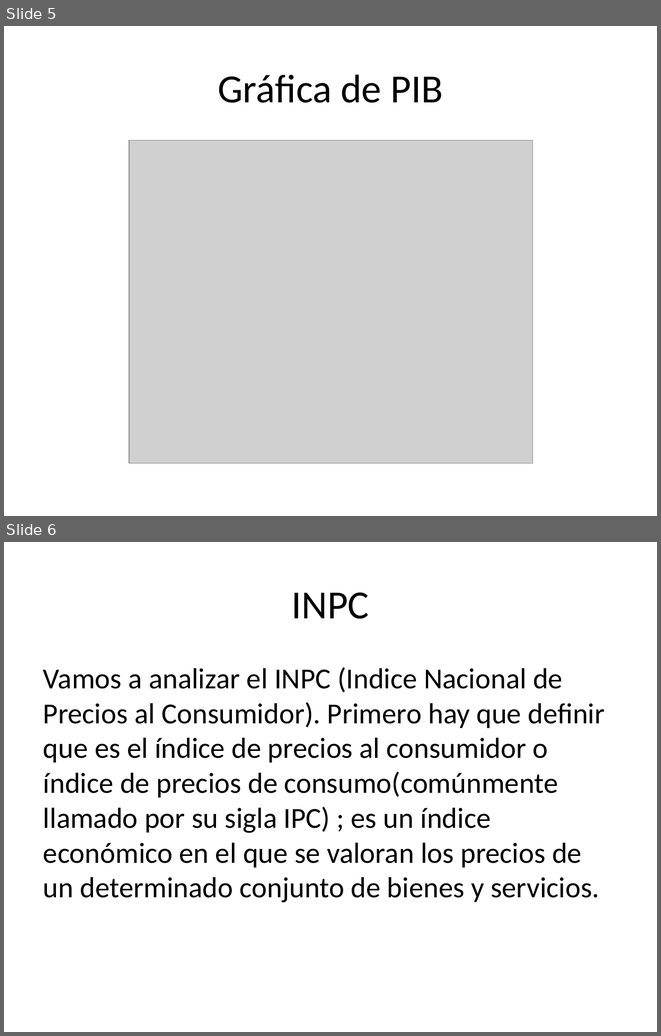
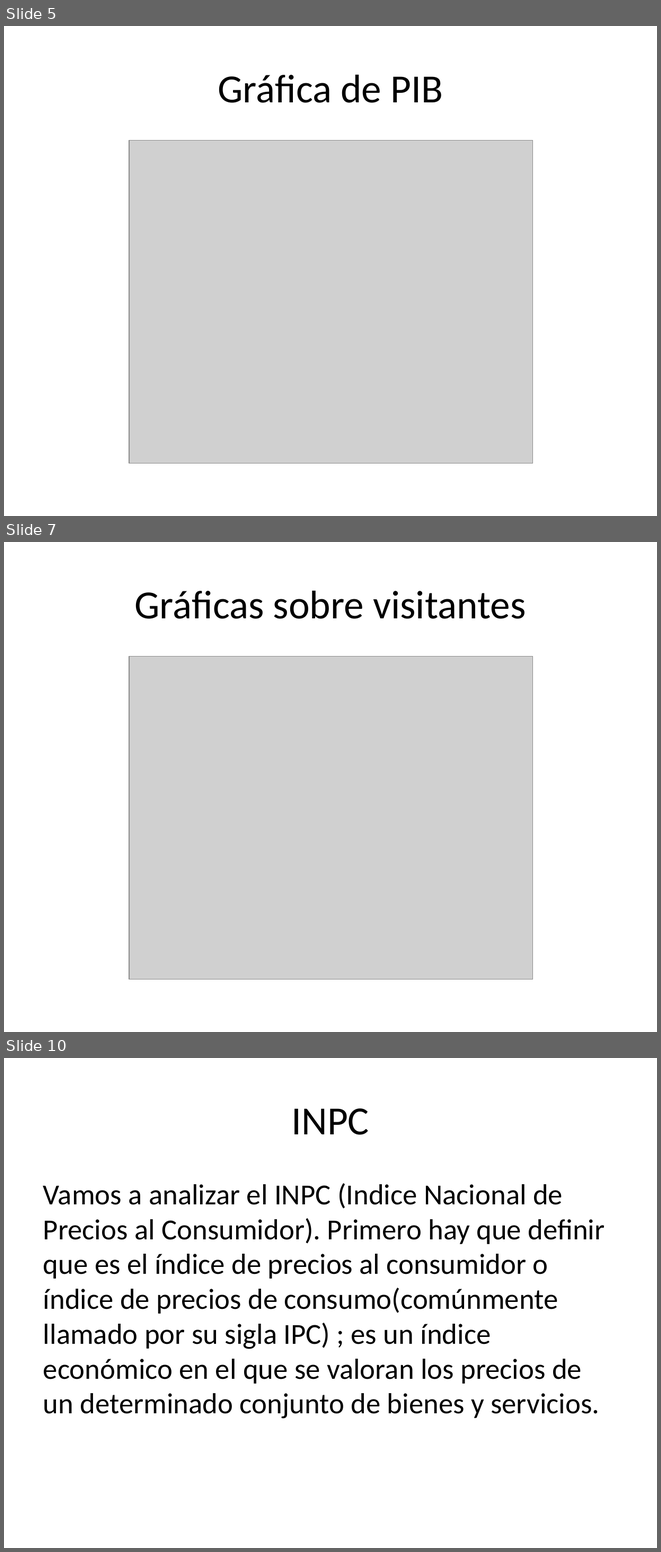
Before and after one commit to ITESO-PAP4J09-Ciencia-de-datos/COVID19, a slide deck: INDICADORES_MACROECONOMICOS/José/Presentación.pptx. Shown one above the other, each under a label of ours: slides 5 and 6 before the commit, slides 5, 7 and 10 after it; the slides between them are not shown. The pictures are 661x1036 and 661x1552 pixels, drawn with LibreOffice and Linux fonts; fonts in the diff are those of the drawing; grey boxes stand for pictures. Boxes give left, top, right and bottom in pixels: in the first picture for what was removed or moved away, otherwise in the second. Text is boxed around its words. In the diff, an @@ line names an element or a change of style, - is before the commit and + after.

```diff
--- a/INDICADORES_MACROECONOMICOS/José/Presentación.pptx
+++ b/INDICADORES_MACROECONOMICOS/José/Presentación.pptx
@@ slide 7 added at [4, 542, 657, 1032], background #FFFFFF @@
@@ title added at [134, 590, 526, 619], 44 pt, text #000000 @@
+Gráficas sobre visitantes
@@ picture added at [130, 656, 533, 979] @@
@@ what was slide 6 is now slide 10 @@
```
Also in this commit, not shown: 6 other slides added, 2 slides removed, 4 other files.
